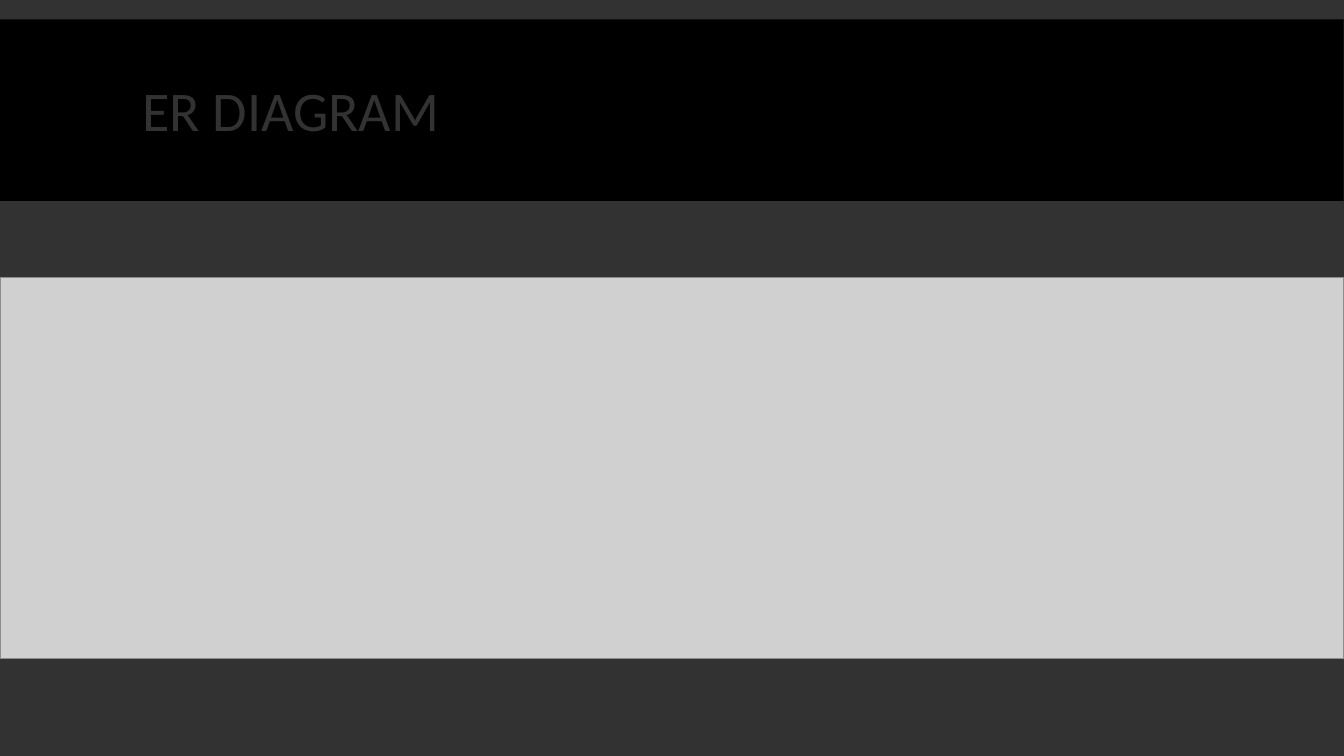
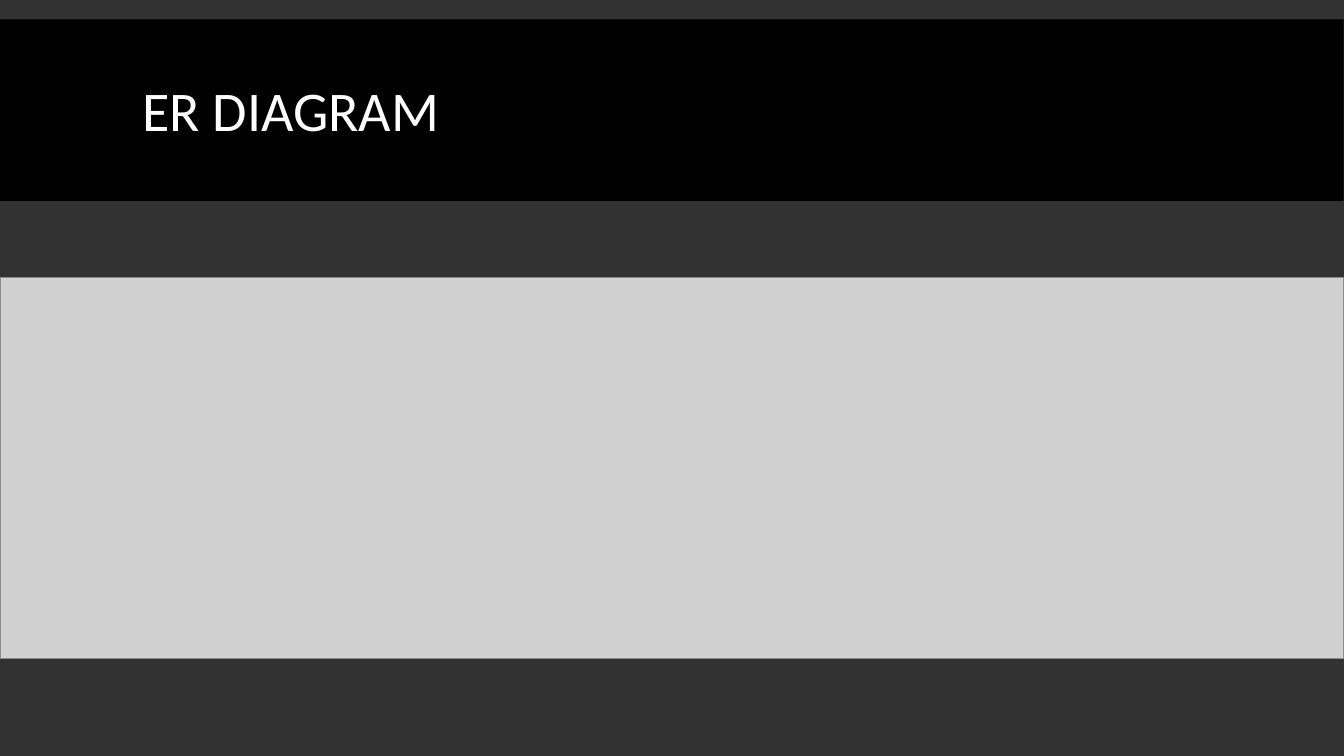
Before and after one commit to tomasbm07/Projeto-BD, a slide deck: slide 9 of Apresentação/Apresentação.pptx. Drawn at 1344x756 pixels with LibreOffice and Linux fonts; fonts in the diff are those of the drawing; grey boxes stand for pictures. Boxes give left, top, right and bottom in pixels: in the first picture for what was removed or moved away, otherwise in the second. Text is boxed around its words. In the diff, an @@ line names an element or a change of style, - is before the commit and + after.

```diff
--- a/Apresentação/Apresentação.pptx
+++ b/Apresentação/Apresentação.pptx
@@ text "ER DIAGRAM" at bbox=[143, 94, 439, 132]: text colour #323232 to #FFFFFF @@
```
Also in this commit, not shown: 9 other slides changed.
